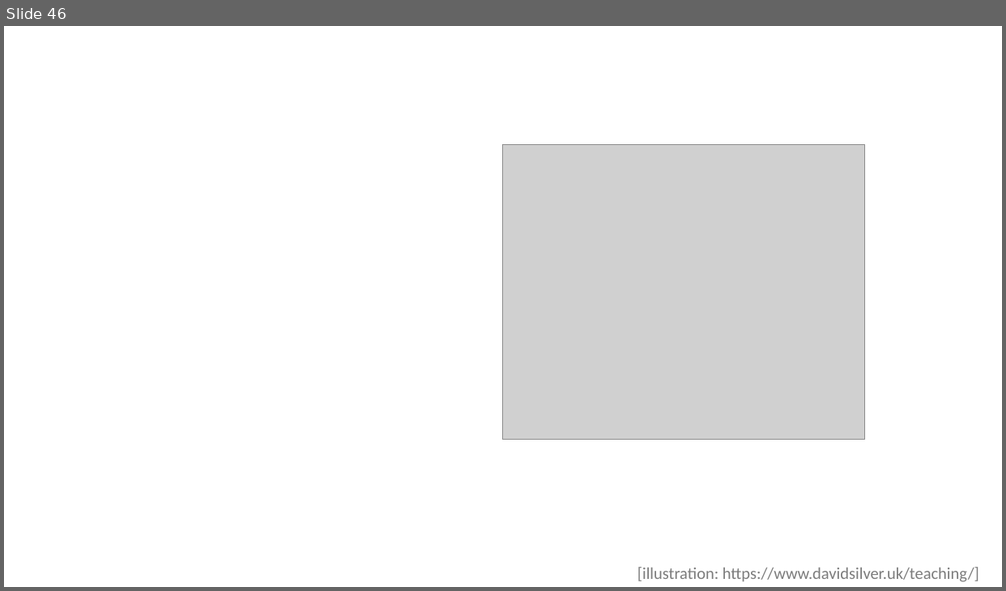
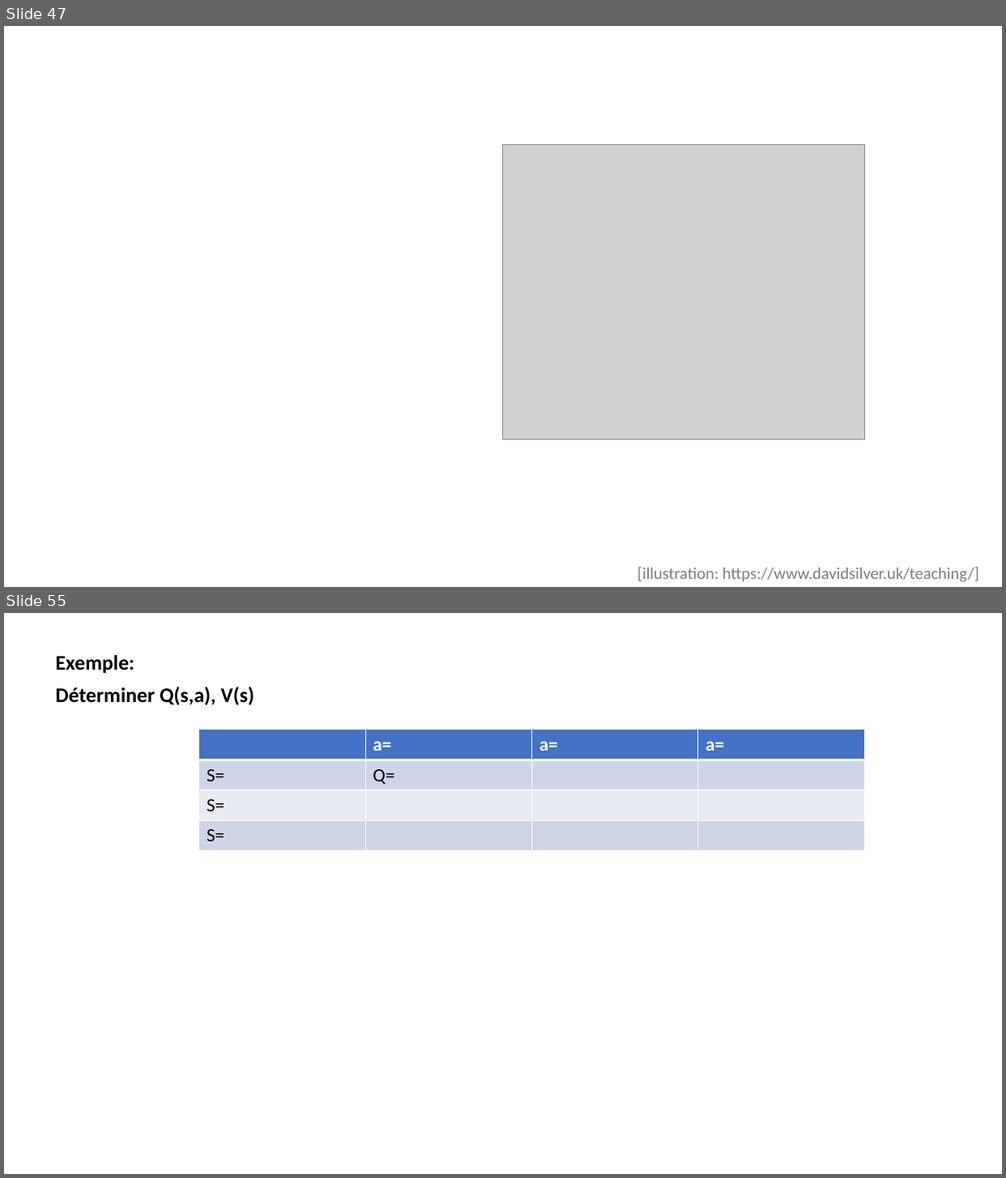
Before and after one commit to jolindien-git/jolindien-git.github.io, a slide deck: Intelligence Artificielle et Analyse de donnees.pptx. Shown one above the other, each under a label of ours: slide 46 before the commit, slides 47 and 55 after it; the slides between them are not shown. The pictures are 1006x591 and 1006x1178 pixels, drawn with LibreOffice and Linux fonts; fonts in the diff are those of the drawing; grey boxes stand for pictures. Boxes give left, top, right and bottom in pixels: in the first picture for what was removed or moved away, otherwise in the second. Text is boxed around its words. In the diff, an @@ line names an element or a change of style, - is before the commit and + after.

```diff
--- a/Intelligence Artificielle et Analyse de donnees.pptx
+++ b/Intelligence Artificielle et Analyse de donnees.pptx
@@ slide 55 added at bbox=[4, 613, 1002, 1174], background #FFFFFF @@
@@ text added at bbox=[56, 655, 254, 705], 20 pt, text #000000, bold @@
+Exemple:
+Déterminer Q(s,a), V(s)
@@ table added at bbox=[199, 730, 864, 851], 4 rows, 4 columns @@
+ | a= | a= | a=
+S= | Q= |  | 
+S= |  |  | 
+S= |  |  | 
@@ what was slide 46 is now slide 47 @@
```
Also in this commit, not shown: 4 slides changed, 6 other slides added.
